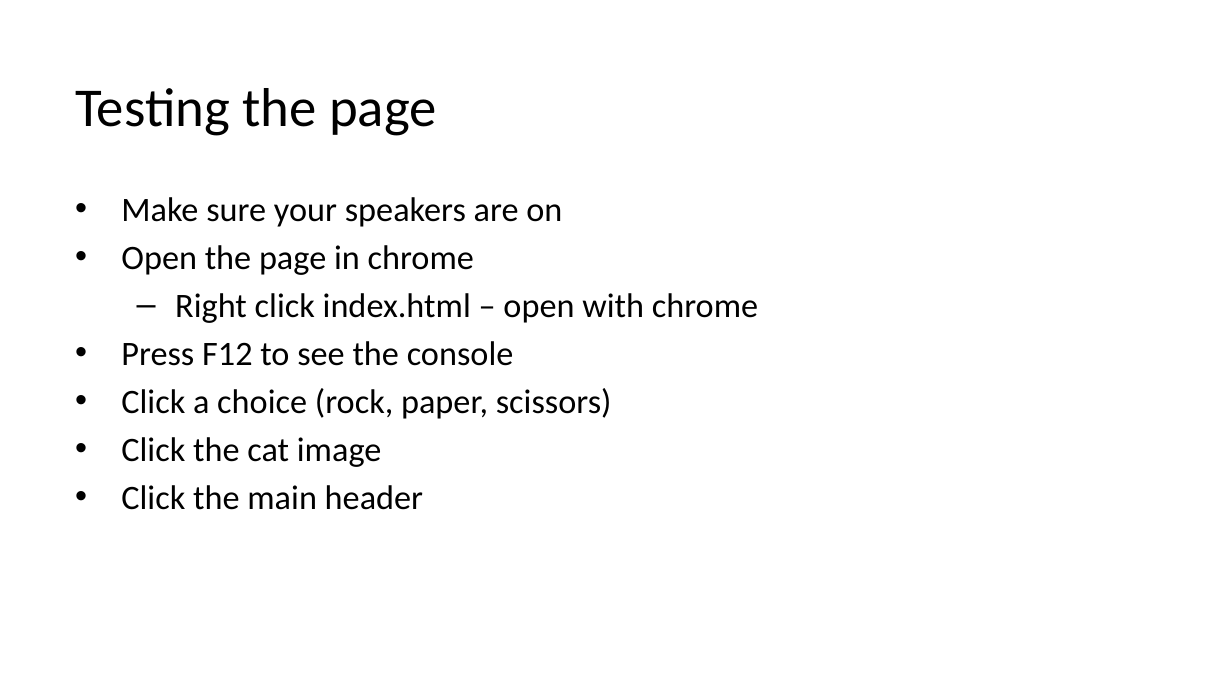
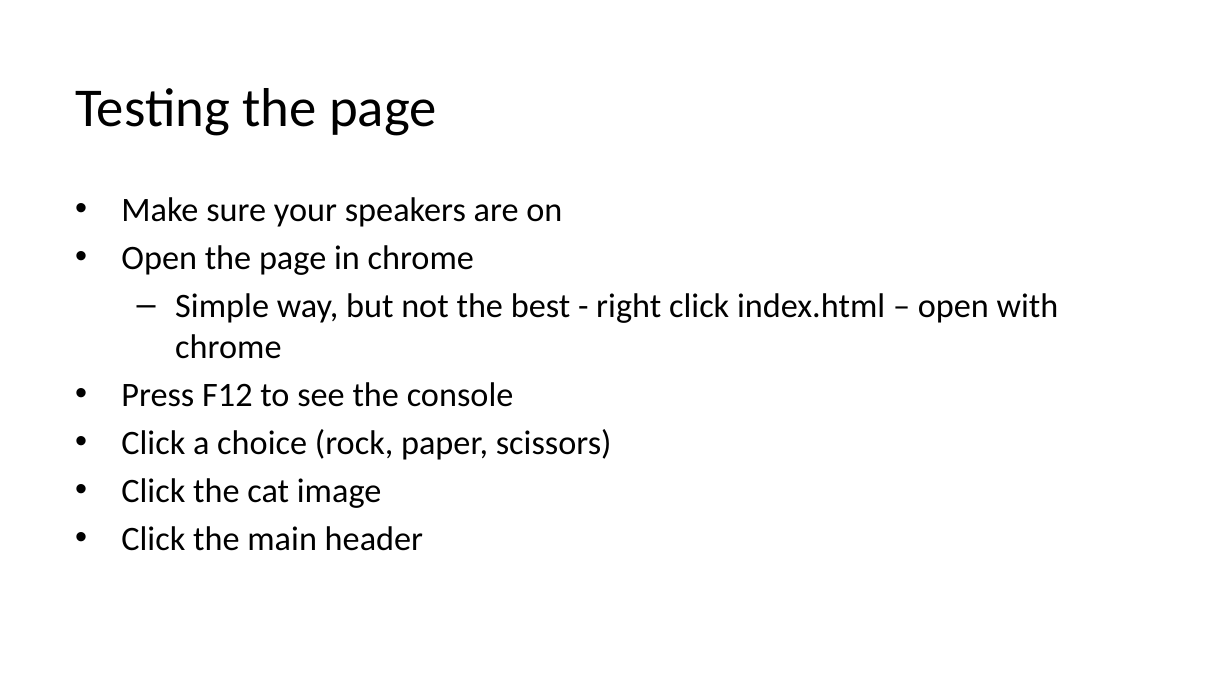
Before and after one commit to fi67/startPoint, a slide deck: slide 20 of rpsc2023.pptx. Drawn at 1232x693 pixels with LibreOffice and Linux fonts; fonts in the diff are those of the drawing; background and template pictures are left out. Boxes give left, top, right and bottom in pixels: in the first picture for what was removed or moved away, otherwise in the second. Text is boxed around its words. In the diff, an @@ line names an element or a change of style, - is before the commit and + after.

```diff
--- a/rpsc2023.pptx
+++ b/rpsc2023.pptx
@@ text at (x1=175, y1=293, x2=1059, y2=359): text changed @@
-  – Right click index.html – open with chrome
+  – Simple way, but not the best - right click index.html – open with chrome
```
Also in this commit, not shown: 3 other slides changed, 2 other files.
